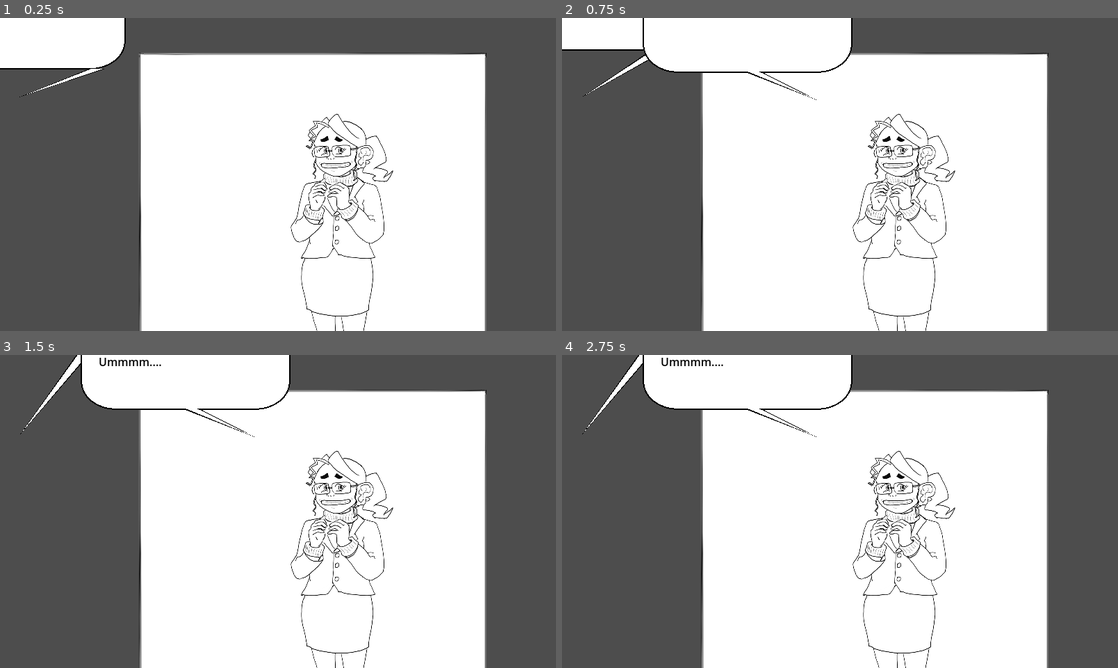
Above: before the commit, frames 1-4 (two rows, left to right).
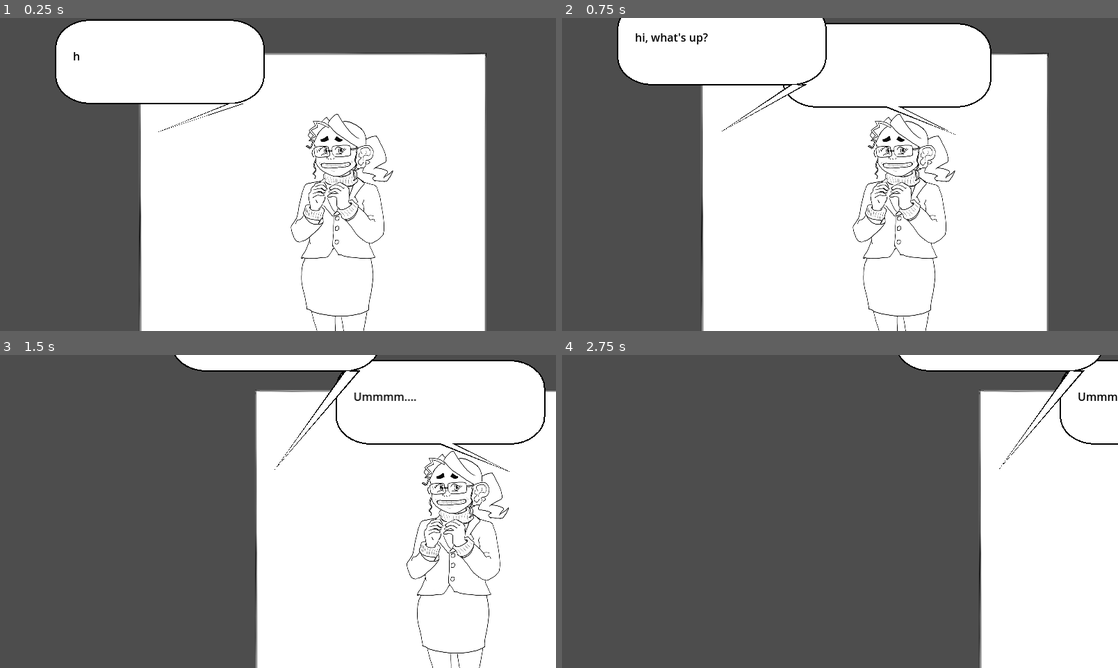
Above: after the commit, the same moments.

Repository: jonoxia/yukigame
Game: Godot game, scene res://UI/MainMenu.tscn
Same seed, same stepped clock (60 frames per second), same inputs: the game is played once before the commit and once after it.
Inputs (mouse positions are in pixels of both pictures, inside the frame that each line leads up to):
- Up to frame 1 (0.25 s): no input
- Up to frame 2 (0.75 s): tap Enter (ui_accept) at 0.5, 0.6 s; move the mouse to (962, 158) at 0.52 s; hold Right (ui_right) from 0.53 s (still down); click (962, 158) at 0.67 s
- Up to frame 3 (1.5 s): tap Enter (ui_accept) at 0.77, 1.07 s; release Right (ui_right) at 1.25 s; drag from (166, 527) to (250, 574) at 1.27 s
- Up to frame 4 (2.75 s): move the mouse to (895, 442) at 2.02 s; hold Right (ui_right) from 2.03 s (still down); tap Enter (ui_accept) at 2.1 s

The runs differ from the first frame. In frame 1, 6.7% of the frame differs, in the area x 0-48%, y 0-37%; in frame 2, 5.4%; in frame 3, 41%; in frame 4, 64%, in the area x 3-100%, y 0-100%.

Commit message:
Made speech balloons stick to the panel they belong to when the camera moves

Diff:
--- a/Player/PlayerStats.tscn
+++ b/Player/PlayerStats.tscn
@@ -7,4 +7,6 @@
 anchors_preset = 15
 anchor_right = 1.0
 anchor_bottom = 1.0
+grow_horizontal = 2
+grow_vertical = 2
 script = ExtResource("1")
--- a/UI/Conversation.gd
+++ b/UI/Conversation.gd
@@ -101,20 +101,12 @@
 
 func start_exchange(dialog, next_state):
 
-	# Slide former panels left
-	for panel in self.panel_history:
-		var tween = self.create_tween()
-		var final_pos = Vector2(panel.position.x + 400, panel.position.y)
-		tween.tween_property(panel, "position", final_pos, 1)
-		# wait I should make all of the above tweeners simultaneous.
-		# Or... i don't move panels I just move the camera?
-		await tween.finished
 
 	self.current_panel = PanelScene.instantiate()
-	self.current_panel.position = Vector2(200, 50)
+	self.current_panel.position = Vector2(200 - 510*len(self.panel_history), 50)
 	self.current_panel.size = Vector2(500, 500)
 	self.panel_history.append(self.current_panel)
-	$CurrentPage.add_child(self.current_panel)
+	$CanvasLayer/CurrentPage.add_child(self.current_panel)
 	self.current_panel.set_text_resource(dialog)
 	self.current_panel.connect("exchange_ended", self._on_end_exchange)
 	# TODO will it cause any problem that multiple old panels could still be connected?
@@ -168,6 +160,18 @@
 	if self.next_state == null:
 		end_conversation()
 	else:
+		# Move the camera to make room for the new panel:
+		var camera = $CanvasLayer/Camera2D
+		print("Camera is current?")
+		print(camera.is_current())
+		var tween = self.create_tween()
+		var final_pos = camera.get_position() + Vector2(-400, 0)
+		tween.tween_property(camera, "position", final_pos, 1)
+		await tween.finished
+		#camera.set_position(final_pos)
+		print("Camera pos is now {x}, {y}".format({"x": camera.get_position().x, "y": camera.get_position().y}))
+
+
 		self.conversation_state = self.next_state
 		self.next_state = null
 		# Now we're going to choice mode!
--- a/UI/MainMenu.tscn
+++ b/UI/MainMenu.tscn
@@ -7,42 +7,43 @@
 
 [node name="ConversationUIRoot" type="Node"]
 
-[node name="CanvasLayer" type="CanvasLayer" parent="."]
-
-[node name="BackgroundImage" type="Sprite2D" parent="CanvasLayer"]
-
-[node name="SatoConvoData" type="Node" parent="CanvasLayer"]
+[node name="SatoConvoData" type="Node" parent="."]
 script = ExtResource("4")
 
-[node name="FudaiConvoData" type="Node" parent="CanvasLayer"]
+[node name="FudaiConvoData" type="Node" parent="."]
 script = ExtResource("1")
 
-[node name="Conversation" type="Control" parent="CanvasLayer"]
+[node name="Conversation" type="Control" parent="."]
 layout_mode = 3
 anchors_preset = 0
 offset_right = 40.0
 offset_bottom = 40.0
 script = ExtResource("2")
 
-[node name="CurrentPage" type="Node2D" parent="CanvasLayer/Conversation"]
+[node name="HBoxContainer" type="CanvasLayer" parent="Conversation"]
+layer = 2
 
-[node name="HBoxContainer" type="VBoxContainer" parent="CanvasLayer/Conversation"]
-layout_mode = 1
-anchors_preset = -1
-anchor_top = 0.0872396
-anchor_right = 18.631
-anchor_bottom = 8.087
-offset_top = 423.51
-offset_right = -321.24
-offset_bottom = 336.52
+[node name="ConvoModeLabel" type="Label" parent="Conversation/HBoxContainer"]
+offset_left = 164.0
+offset_top = 409.0
+offset_right = 564.0
+offset_bottom = 452.0
 
-[node name="ConvoModeLabel" type="Label" parent="CanvasLayer/Conversation/HBoxContainer"]
-layout_mode = 2
-
-[node name="Menu Items" type="GridContainer" parent="CanvasLayer/Conversation/HBoxContainer"]
-layout_mode = 2
+[node name="Menu Items" type="GridContainer" parent="Conversation/HBoxContainer"]
+offset_left = 129.0
+offset_top = 470.0
+offset_right = 578.0
+offset_bottom = 683.0
 size_flags_vertical = 3
 columns = 10
 
+[node name="CanvasLayer" type="CanvasLayer" parent="Conversation"]
+follow_viewport_enabled = true
+
+[node name="Camera2D" type="Camera2D" parent="Conversation/CanvasLayer"]
+anchor_mode = 0
+
+[node name="CurrentPage" type="Node2D" parent="Conversation/CanvasLayer"]
+
 [node name="AudioStreamPlayer" type="AudioStreamPlayer" parent="."]
 stream = ExtResource("5")
--- a/UI/Panel.gd
+++ b/UI/Panel.gd
@@ -19,17 +19,17 @@
 	self.text_resource = text_resource
 
 func continue_exchange():
-	var tip_pos
+	var new_balloon_parent_node
 	if self.exchange_index < self.text_resource.size():
 		self.active = true
 		self.finished = false
 		var tail_is_left
 		var next_balloon = self.text_resource[self.exchange_index]
 		if next_balloon["Position"] == "1":
-			tip_pos = $Position2DA
+			new_balloon_parent_node = $Position2DA
 			tail_is_left = true
 		else:
-			tip_pos = $Position2DB
+			new_balloon_parent_node = $Position2DB
 			tail_is_left = false
 
 		# All previous balloons float upward
@@ -41,13 +41,13 @@
 			new_balloon.set_style(next_balloon["Balloon"])
 
 		# TODO is there a way to pass args to instance?
-		$SpeechBalloonGroup.add_child(new_balloon)
+		#$SpeechBalloonGroup.add_child(new_balloon)
+		new_balloon_parent_node.add_child(new_balloon)
 		balloon_queue.append(new_balloon)
 
 		new_balloon.connect("tween_finished", Callable(self, "on_tween_finished"))
 
-		new_balloon.draw_speech_balloon(tip_pos,
-						next_balloon["Text"],
+		new_balloon.draw_speech_balloon(next_balloon["Text"],
 						tail_is_left)
 		# TODO: Move all previous balloons in the ballon_queue
 		# upward, and delete any ones that scroll off screen
--- a/UI/Panl.tscn
+++ b/UI/Panl.tscn
@@ -25,7 +25,5 @@
 
 [node name="Sato" type="Sprite2D" parent="."]
 
-[node name="SpeechBalloonGroup" type="Node" parent="."]
-
 [node name="Timer" type="Timer" parent="."]
 autostart = true
--- a/UI/SpeechBalloon.gd
+++ b/UI/SpeechBalloon.gd
@@ -134,10 +134,10 @@
 func _draw():
 	draw_polyline(self.polygon_points, Color.BLACK, 2)
 
-func draw_speech_balloon(tip_pos, text, tail_is_left):
+func draw_speech_balloon(text, tail_is_left):
 	var richtext
 
-	self.set_position(tip_pos.position)
+	#self.set_position(tip_pos.position)
 	#tip = tip_pos.position
 	richtext = $RichText
 
